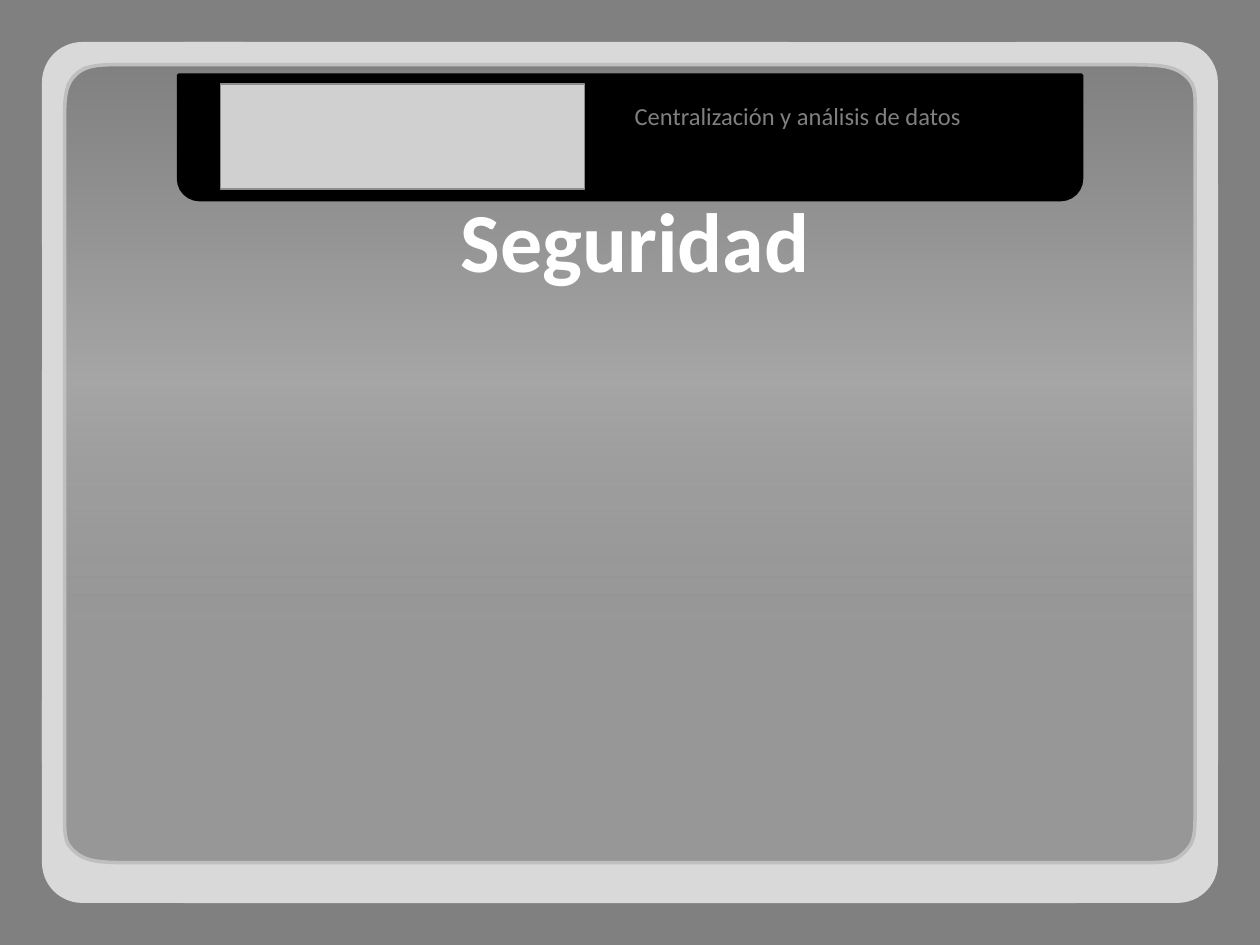
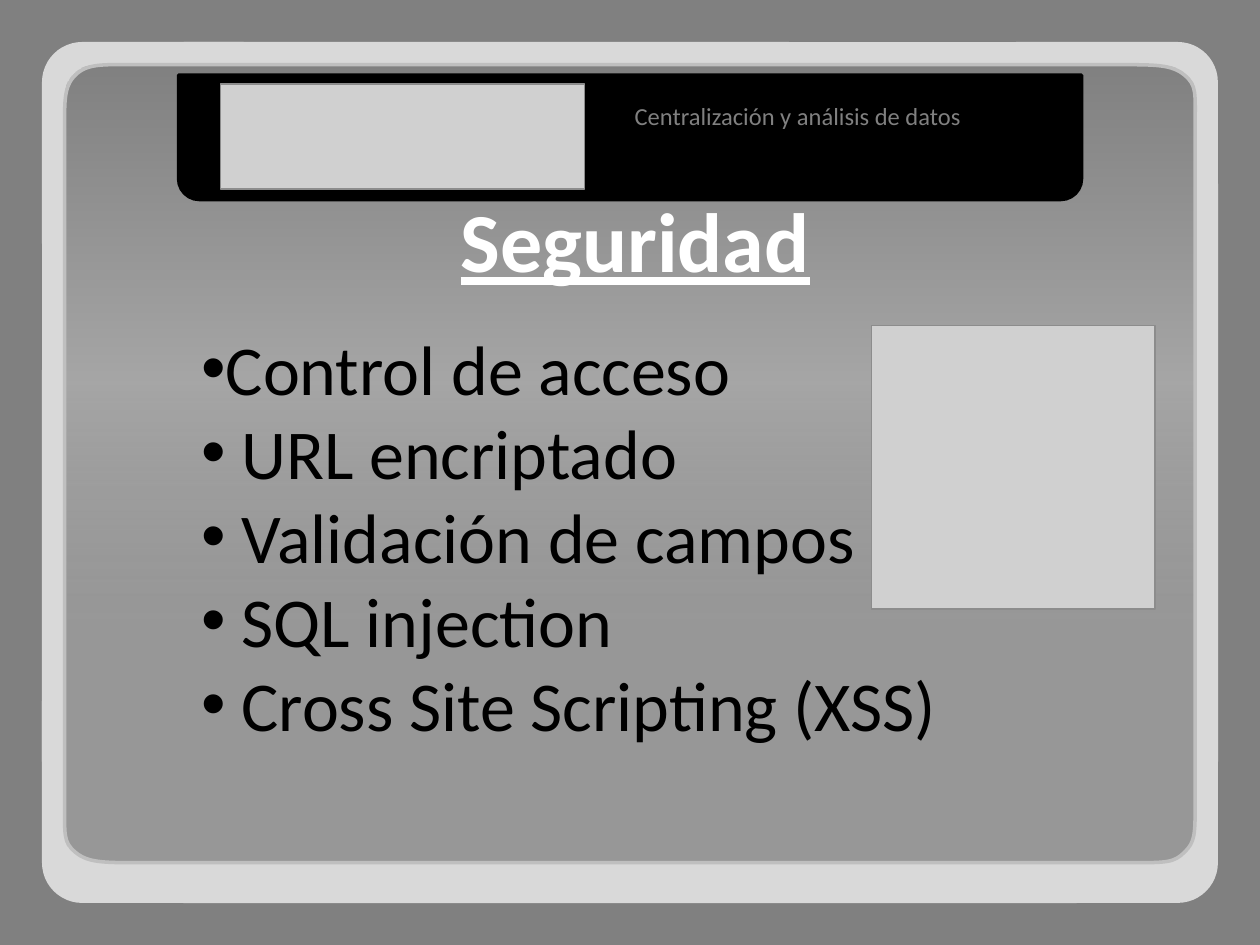
Before and after one commit to adrianachelotti/tallerdesarrollo1ero2011, a slide deck: slide 12 of Presentacion/Tecnica/Presentacion Tecnica.pptx (slide 10 before the commit). Drawn at 1260x945 pixels with LibreOffice and Linux fonts; fonts in the diff are those of the drawing; grey boxes stand for pictures. Boxes give left, top, right and bottom in pixels: in the first picture for what was removed or moved away, otherwise in the second. Text is boxed around its words. In the diff, an @@ line names an element or a change of style, - is before the commit and + after.

```diff
--- a/Presentacion/Tecnica/Presentacion Tecnica.pptx
+++ b/Presentacion/Tecnica/Presentacion Tecnica.pptx
@@ text "Seguridad" at [461, 213, 810, 286]: underline on @@
@@ picture added at [872, 325, 1155, 609] @@
@@ text added at [226, 346, 936, 743], 40 pt, text #000000 @@
+• Control de acceso
+• URL encriptado
+• Validación de campos
+• SQL injection
+• Cross Site Scripting (XSS)
```
Also in this commit, not shown: 1 other slide changed, 2 slides added.
